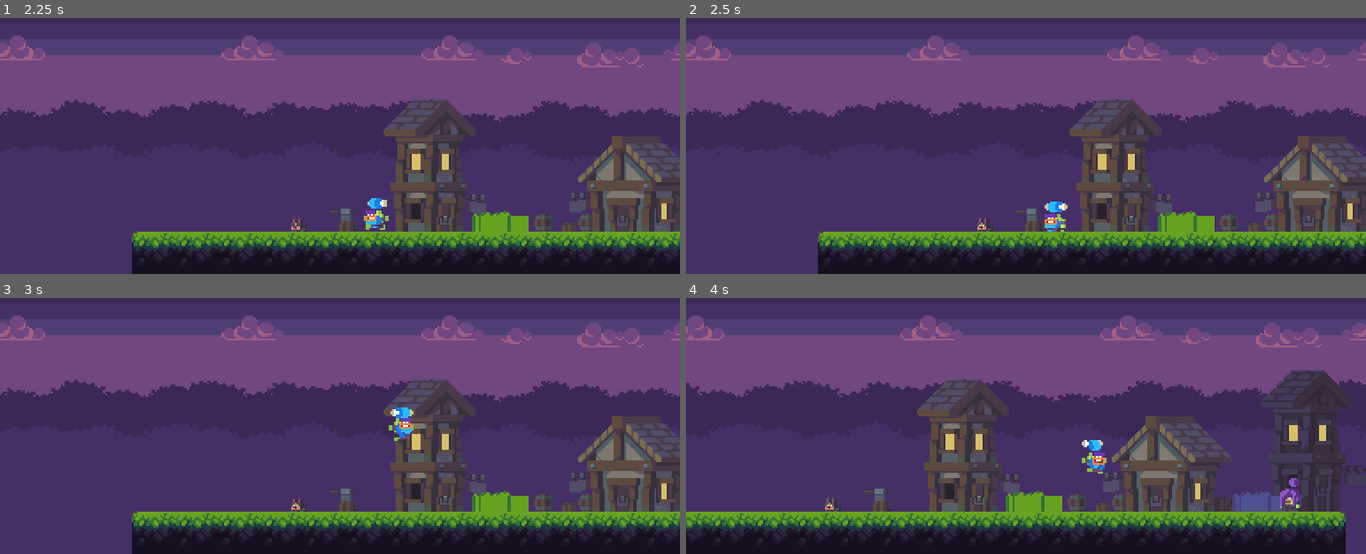
Above: before the commit, frames 1-4 (two rows, left to right).
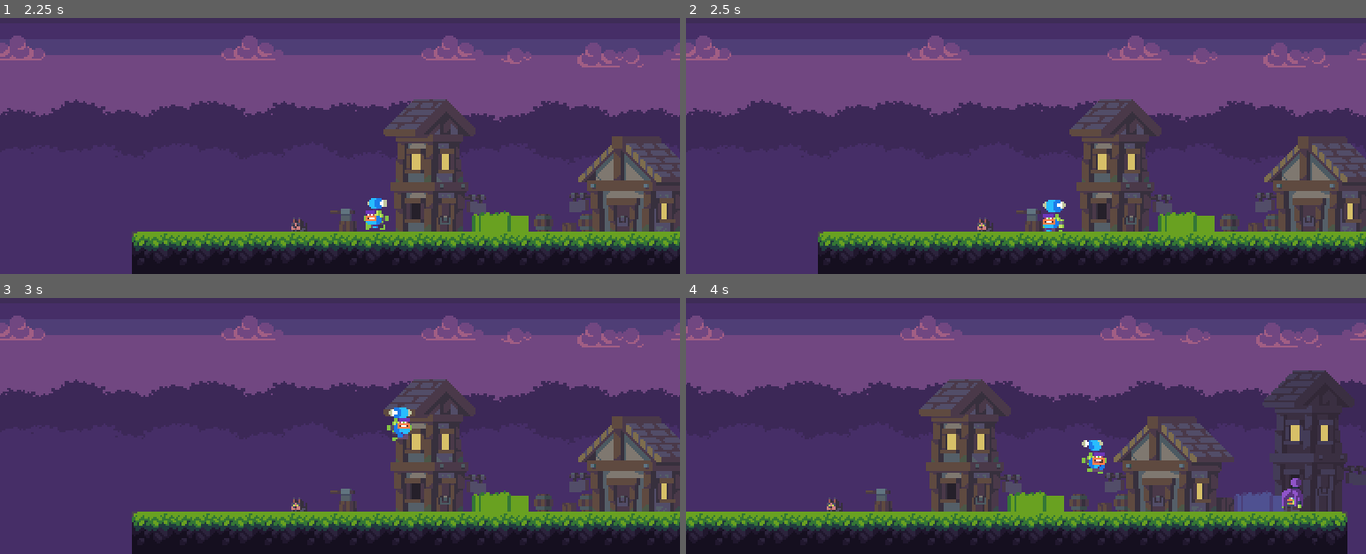
Above: after the commit, the same moments.

Repository: Gui-dev/the-mighty-rune
Game: Godot game, scene res://scene/management/game_level.tscn
Two runs of this game, one before a commit and one after it. Both use one fixed random seed, a clock stepped at 60 frames per second and the inputs below.
Inputs:
- Up to frame 1 (2.25 s): tap Enter at 0.5 s; hold Right (ui_right) 0.53-2.03 s; tap Space (ui_select) at 0.77, 1.52 s; hold Left (ui_left) from 2.03 s (still down)
- Up to frame 2 (2.5 s): keep holding Left (ui_left)
- Up to frame 3 (3 s): tap Space (ui_select) at 2.75 s; release Left (ui_left) at 2.78 s; hold Right (ui_right) from 2.78 s (still down)
- Up to frame 4 (4 s): keep holding Right (ui_right); tap Space (ui_select) at 3.02, 3.77 s

Frame 1 is identical in both runs. In frame 2, 0.2% of the frame differs, in the area x 52-57%, y 71-84%; in frame 3, 0.2%; in frame 4, 6.0%, in the area x 0-100%, y 7-100%.

Commit message:
feat: add helper function update_health, add animation hit

Diff:
--- a/scene/character/player.tscn
+++ b/scene/character/player.tscn
@@ -9,7 +9,7 @@
 [ext_resource path="res://assets/sprites/Player/Player-Attack-24x24.png" type="Texture" id=7]
 
 [sub_resource type="RectangleShape2D" id=3]
-extents = Vector2( 6.5, 6 )
+extents = Vector2( 6, 6 )
 
 [sub_resource type="Animation" id=1]
 length = 0.001
@@ -60,6 +60,18 @@
 "transitions": PoolRealArray( 1 ),
 "update": 0,
 "values": [ 0 ]
+}
+tracks/4/type = "value"
+tracks/4/path = NodePath("texture:modulate")
+tracks/4/interp = 1
+tracks/4/loop_wrap = true
+tracks/4/imported = false
+tracks/4/enabled = true
+tracks/4/keys = {
+"times": PoolRealArray( 0 ),
+"transitions": PoolRealArray( 1 ),
+"update": 0,
+"values": [ Color( 1, 1, 1, 1 ) ]
 }
 
 [sub_resource type="Animation" id=7]
@@ -181,6 +193,36 @@
 "values": [ 0, 1, 2, 3, 4, 5, 6, 7, 8, 9 ]
 }
 
+[sub_resource type="Animation" id=8]
+resource_name = "hit"
+length = 0.3
+tracks/0/type = "value"
+tracks/0/path = NodePath("texture:modulate")
+tracks/0/interp = 1
+tracks/0/loop_wrap = true
+tracks/0/imported = false
+tracks/0/enabled = true
+tracks/0/keys = {
+"times": PoolRealArray( 0, 0.2, 0.3 ),
+"transitions": PoolRealArray( 1, 1, 1 ),
+"update": 0,
+"values": [ Color( 1, 0, 0, 0.8 ), Color( 1, 0, 0, 0.8 ), Color( 1, 1, 1, 1 ) ]
+}
+tracks/1/type = "method"
+tracks/1/path = NodePath(".")
+tracks/1/interp = 1
+tracks/1/loop_wrap = true
+tracks/1/imported = false
+tracks/1/enabled = true
+tracks/1/keys = {
+"times": PoolRealArray( 0 ),
+"transitions": PoolRealArray( 1 ),
+"values": [ {
+"args": [ false ],
+"method": "set_physics_process"
+} ]
+}
+
 [sub_resource type="Animation" id=2]
 resource_name = "idle"
 length = 0.3
@@ -339,15 +381,12 @@
 "values": [ 0, 1, 2, 3, 4, 5, 6, 7 ]
 }
 
-[node name="Player" type="KinematicBody2D"]
+[node name="Player" type="KinematicBody2D" groups=["player"]]
 script = ExtResource( 2 )
+health = 50
 move_speed = 90
 jump_speed = 200
 gravity_speed = 300
-
-[node name="collision" type="CollisionShape2D" parent="."]
-position = Vector2( -0.5, 6 )
-shape = SubResource( 3 )
 
 [node name="texture" type="Sprite" parent="."]
 texture = ExtResource( 1 )
@@ -355,11 +394,16 @@
 vframes = 2
 script = ExtResource( 6 )
 
+[node name="collision" type="CollisionShape2D" parent="."]
+position = Vector2( 0, 6 )
+shape = SubResource( 3 )
+
 [node name="animation" type="AnimationPlayer" parent="."]
 unique_name_in_owner = true
 anims/RESET = SubResource( 1 )
 anims/attack = SubResource( 7 )
 anims/fall = SubResource( 6 )
+anims/hit = SubResource( 8 )
 anims/idle = SubResource( 2 )
 anims/jump = SubResource( 5 )
 anims/run = SubResource( 4 )
--- a/scripts/character/player.gd
+++ b/scripts/character/player.gd
@@ -7,6 +7,7 @@
 onready var animation: AnimationPlayer = $animation
 onready var sprite: Sprite = get_node('texture')
 onready var spawn_arrow: Position2D = get_node('spawn_arrow')
+export(int) var health
 export(int) var move_speed
 export(int) var jump_speed
 export(int) var gravity_speed
@@ -52,3 +53,13 @@
 func freeze(state: bool) -> void:
   animation.play('idle')
   set_physics_process(state)
+
+
+func update_health(value: int) -> void:
+  health -= value
+
+  if health <= 0:
+    var _change_scene: bool = get_tree().change_scene("res://scene/management/game_level.tscn")
+    return
+
+  sprite.action_bahavior('hit')
--- a/scripts/character/player_texture.gd
+++ b/scripts/character/player_texture.gd
@@ -57,3 +57,8 @@
     on_action = false
     player.can_attack = true
     player.set_physics_process(true)
+
+  if anim_name == 'hit':
+    on_action = false
+    player.can_attack = true
+    player.set_physics_process(true)
Not shown: 1 places in scene/character/player.tscn that only renumber resources
